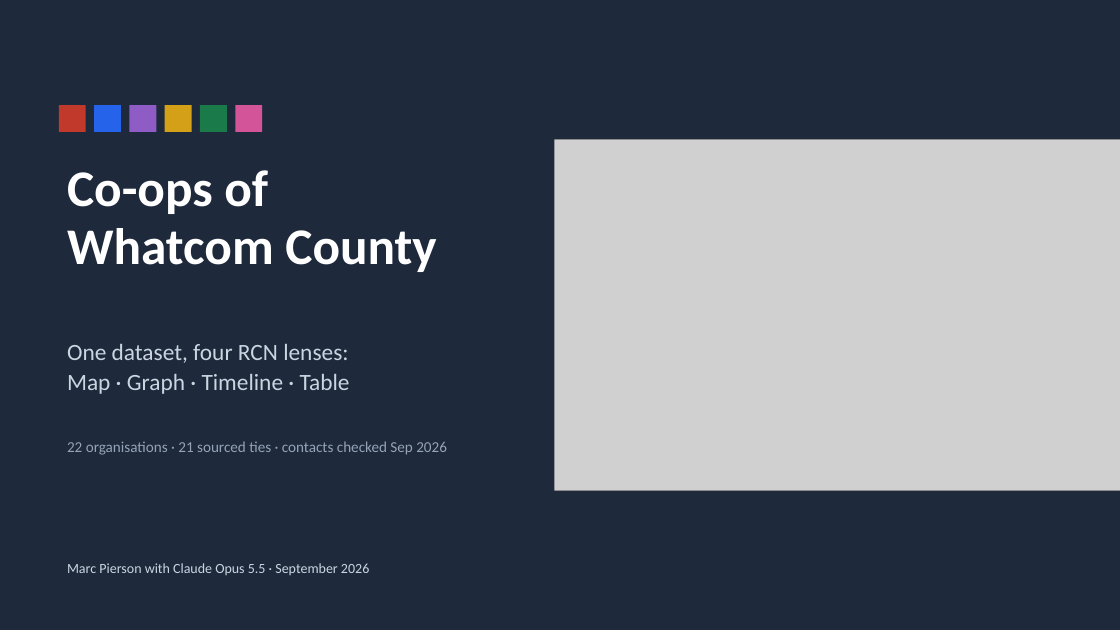
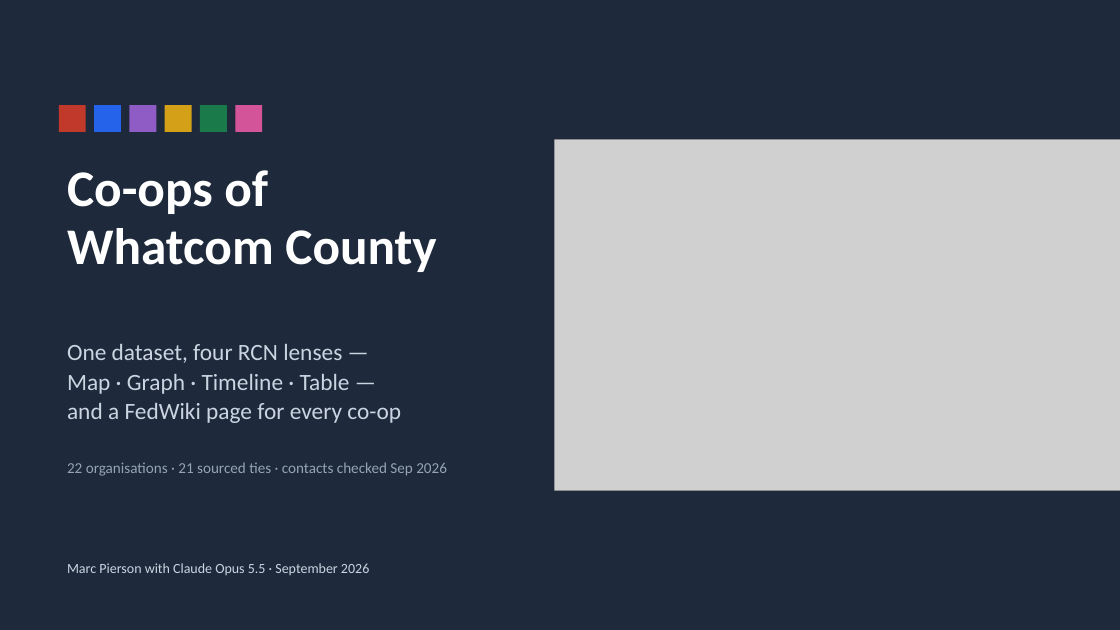
Before and after one commit to marpie1/rcn, a slide deck: slide 1 of docs/whatcom-coops-four-lenses.pptx. Drawn at 1120x630 pixels with LibreOffice and Linux fonts; fonts in the diff are those of the drawing; grey boxes stand for pictures. Boxes give left, top, right and bottom in pixels: in the first picture for what was removed or moved away, otherwise in the second. Text is boxed around its words. In the diff, an @@ line names an element or a change of style, - is before the commit and + after.

```diff
--- a/docs/whatcom-coops-four-lenses.pptx
+++ b/docs/whatcom-coops-four-lenses.pptx
@@ text at <box>67,344,401,423</box>: text changed @@
-One dataset, four RCN lenses:
-Map · Graph · Timeline · Table
+One dataset, four RCN lenses —
+Map · Graph · Timeline · Table —
+and a FedWiki page for every co-op
@@ text "22 organisations · 21 sourced ...": place and size @@
-text "22 organisations · 21 sourced ..." at <box>67,441,447,455</box>
+text "22 organisations · 21 sourced ..." at <box>67,462,447,476</box>
```
Also in this commit, not shown: 11 other slides changed, 5 slides added, 57 other files.
